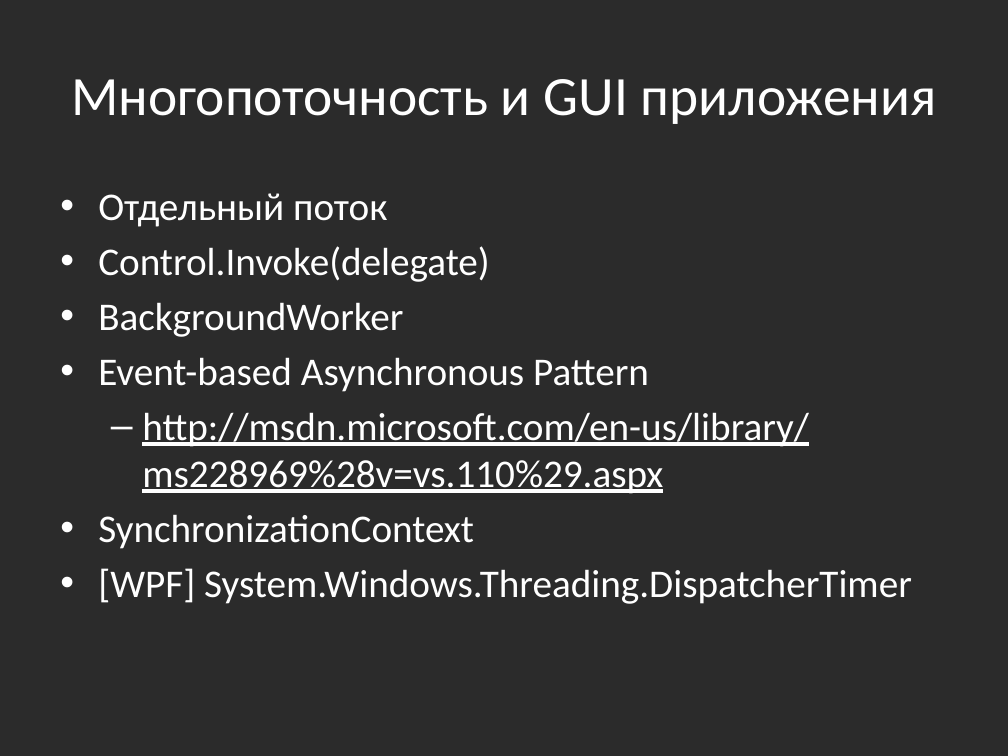
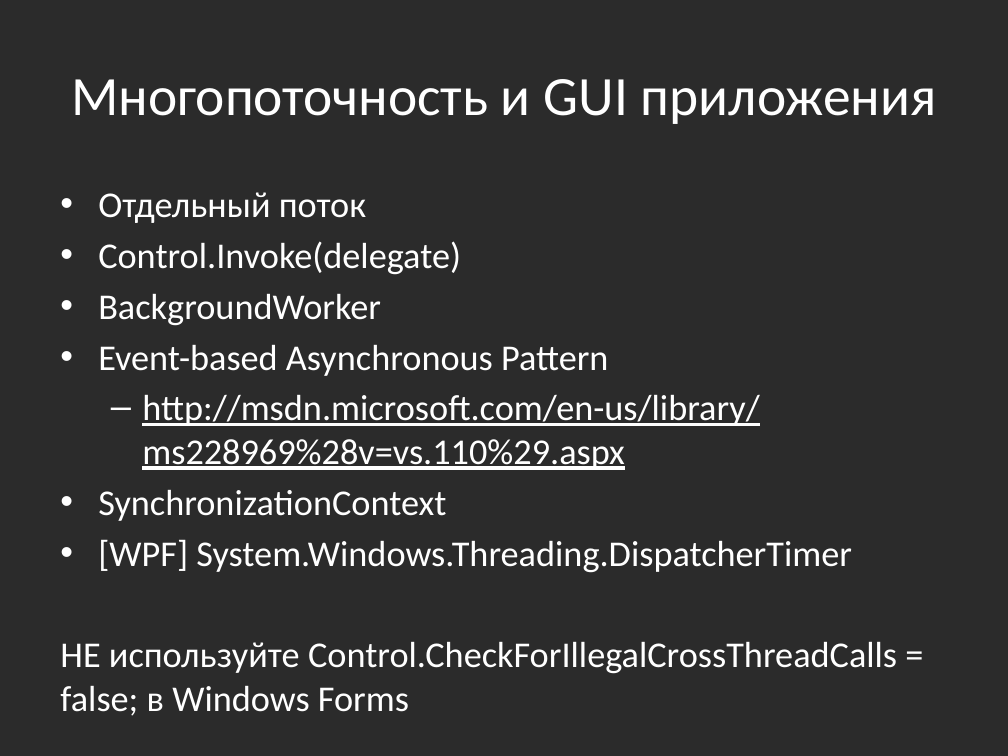
Before and after one commit to bazile/Training, a slide deck: slide 26 of Presentation/lesson-08-multithreading.pptx. Drawn at 1008x756 pixels with LibreOffice and Linux fonts; fonts in the diff are those of the drawing; background and template pictures are left out; a plain dark background stands for a picture behind light text. Boxes give left, top, right and bottom in pixels: in the first picture for what was removed or moved away, otherwise in the second. Text is boxed around its words. In the diff, an @@ line names an element or a change of style, - is before the commit and + after.

Commit message:
Avoid using CheckForIllegalCrossThreadCalls = false

```diff
--- a/Presentation/lesson-08-multithreading.pptx
+++ b/Presentation/lesson-08-multithreading.pptx
@@ text at (98,192,852,573): size 28 to 25.9 pt in "Отдельный поток", "Control.Invoke(delegate)", "BackgroundWorker", "Event-based Asynchronous Pattern" and 3 more places @@
@@ text at (60,642,897,716): paragraph added @@
+НЕ используйте Control.CheckForIllegalCrossThreadCalls = false; в Windows Forms
```
